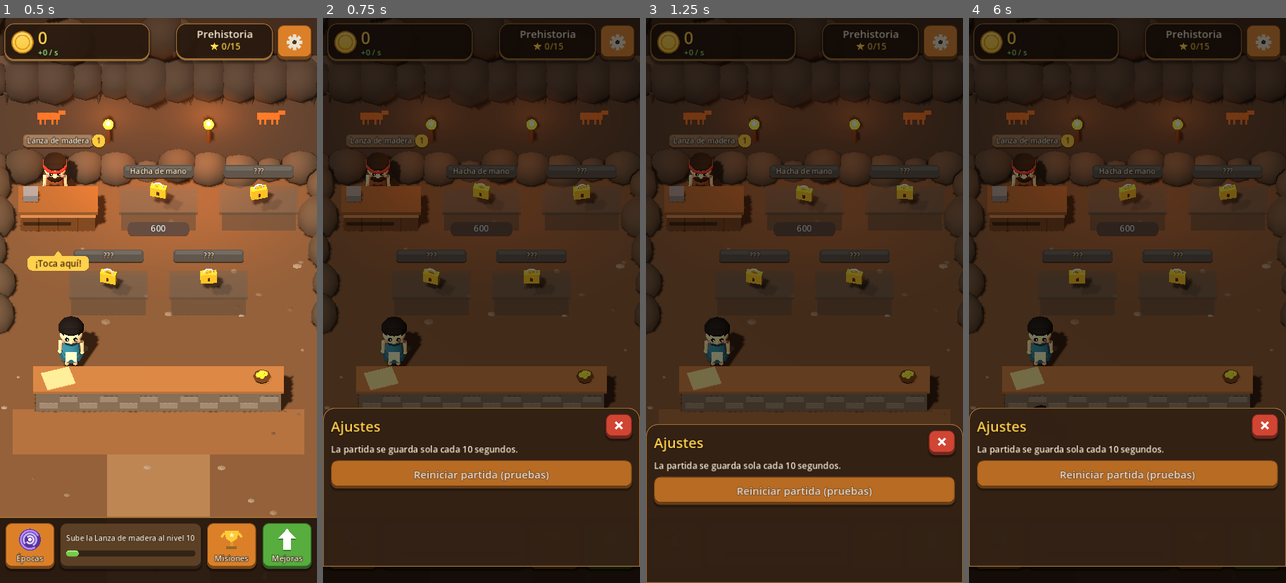
Above: before the commit, frames 1-4 (left to right).
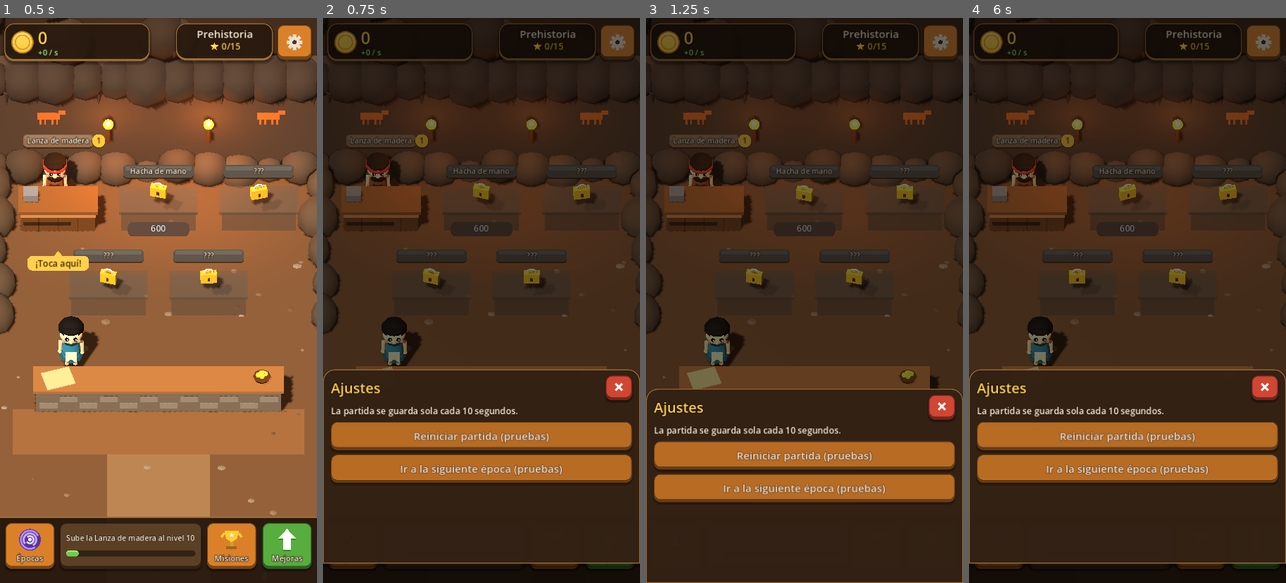
Above: after the commit, the same moments.

Repository: LEONSPACE1/armeryventure
Game: Godot game, scene res://scenes/main.tscn
Two runs of this game, one before a commit and one after it. Both use one fixed random seed, a clock stepped at 60 frames per second and the inputs below.
Inputs (mouse positions are in pixels of both pictures, inside the frame that each line leads up to):
- Up to frame 1 (0.5 s): no input
- Up to frame 2 (0.75 s): click (617, 40) at 0.52 s
- Up to frame 3 (1.25 s): no input
- Up to frame 4 (6 s): click "Reiniciar partida (pruebas)" at 1.25 s; click (997, 543) at 2.02 s; click (1200, 543) at 2.77 s; click (1257, 543) at 3.52 s; click (1098, 543) at 4.27 s; click (1263, 317) at 5.02 s; click (1263, 40) at 5.77 s

Frame 1 is identical in both runs. In frame 2, 14% of the frame differs, in the area x 0-100%, y 62-98%; in frame 3, 11%; in frame 4, 14%.

Commit message:
Ajustes: atajo para ir a la siguiente época (pruebas)
Co-Authored-By: Claude Opus 5.5 <noreply@anthropic.com>
Claude-Session: https://claude.ai/code/session_01BLunC97yWnVkWu8S9yoQ8K

Diff:
--- a/scripts/main.gd
+++ b/scripts/main.gd
@@ -789,7 +789,7 @@
 	(_eras_panel.get_meta("content") as Control).add_child(_eras_list)
 
 	# Ajustes
-	_settings_panel = _sheet("Ajustes", 360.0)
+	_settings_panel = _sheet("Ajustes", 440.0)
 	var sv: VBoxContainer = _settings_panel.get_meta("content")
 	var note := _label("La partida se guarda sola cada 10 segundos.", 20, sv, 4)
 	note.autowrap_mode = TextServer.AUTOWRAP_WORD_SMART
@@ -798,6 +798,14 @@
 		GameState.reset_game()
 		_close_windows())
 	reset.modulate = Color(1, 1, 1, 0.8)
+	# Atajo para probar épocas nuevas sin jugar la anterior completa
+	var skip := _button("Ir a la siguiente época (pruebas)", sv, func():
+		for m in GameState.era["misiones"]:
+			GameState.claimed[m["id"]] = true
+		_close_windows()
+		GameState.travel())
+	skip.modulate = Color(1, 1, 1, 0.8)
+	skip.visible = GameState.has_next_era()
 
 	# Ventana emergente
 	_popup = _panel(Vector2(60, 460), Vector2(600, 300), _ui)
